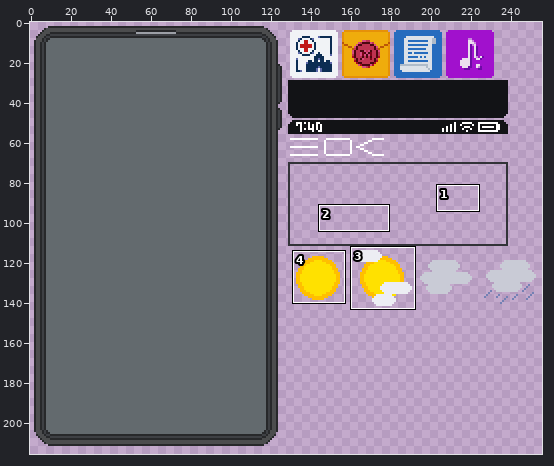
File history of a pixel-art file, 3학년 1학기 1인 개발 프로젝트/PhoneUI/PhoneUI_Sheet.aseprite. The picture above shows the old version from afar; the outline marks the close-up.
Close-up. Before the edit:
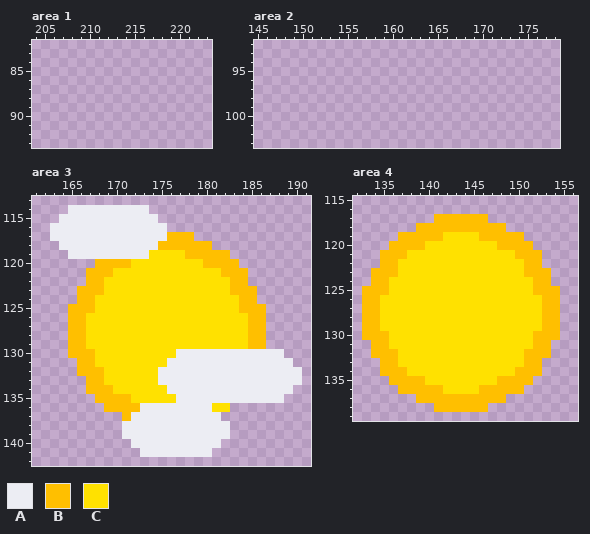
256x256 pixels, 1 frame. Colours within 5 levels of each other are drawn and written as one. Shown: area 1: x 204..223, y 82..93; area 2: x 145..178, y 92..103; area 3: x 161..191, y 113..142; area 4: x 132..156, y 115..139. The wide view leaves out empty margins. The commit also changed other parts of the picture, which this record leaves out.
Visible layers, top first: "Layer 2", "Layer 1", "Apps", "Bakground", "Case".
Palette (. is transparent): A #ecedf3  B #ffbf00  C #ffe100
Pixels before, area 3, first column x 163:
114 ..AAAAAAAAA.................
115 .AAAAAAAAAAA................
116 AAAAAAAAAAAAA...............
117 AAAAAAAAAAAAABBB............
118 .AAAAAAAAAAABBBBBB..........
119 ..AAAAAAAAACCCCBBBBB........
120 .....BBBBCCCCCCCCBBBB.......
121 ....BBBCCCCCCCCCCCCBBB......
122 ....BBCCCCCCCCCCCCCCBB......
123 ...BBBCCCCCCCCCCCCCCBBB.....
124 ...BBCCCCCCCCCCCCCCCCBB.....
125 ..BBBCCCCCCCCCCCCCCCCBBB....
126 ..BBCCCCCCCCCCCCCCCCCCBB....
127 ..BBCCCCCCCCCCCCCCCCCCBB....
128 ..BBCCCCCCCCCCCCCCCCCCBB....
129 ..BBCCCCCCCCCCCCCCCCCCBB....
130 ..BBBCCCCCCCCCAAAAAAAAAAAA..
131 ...BBCCCCCCCCAAAAAAAAAAAAAA.
132 ...BBBCCCCCCAAAAAAAAAAAAAAAA
133 ....BBCCCCCCAAAAAAAAAAAAAAAA
134 ....BBBCCCCCCAAAAAAAAAAAAAA.
135 .....BBBBCCCCCAAAAAAAAAAAA..
136 ......BBBBAAAAAAAACC........
137 ........BAAAAAAAAAA.........
138 ........AAAAAAAAAAAA........
139 ........AAAAAAAAAAAA........
140 .........AAAAAAAAAA.........
141 ..........AAAAAAAA..........
Pixels before, area 4, first column x 133:
117 ........BBBBBB........
118 ......BBBBBBBBBB......
119 ....BBBBBCCCCBBBBB....
120 ...BBBBCCCCCCCCBBBB...
121 ..BBBCCCCCCCCCCCCBBB..
122 ..BBCCCCCCCCCCCCCCBB..
123 .BBBCCCCCCCCCCCCCCBBB.
124 .BBCCCCCCCCCCCCCCCCBB.
125 BBBCCCCCCCCCCCCCCCCBBB
126 BBCCCCCCCCCCCCCCCCCCBB
127 BBCCCCCCCCCCCCCCCCCCBB
128 BBCCCCCCCCCCCCCCCCCCBB
129 BBCCCCCCCCCCCCCCCCCCBB
130 BBBCCCCCCCCCCCCCCCCBBB
131 .BBCCCCCCCCCCCCCCCCBB.
132 .BBBCCCCCCCCCCCCCCBBB.
133 ..BBCCCCCCCCCCCCCCBB..
134 ..BBBCCCCCCCCCCCCBBB..
135 ...BBBBCCCCCCCCBBBB...
136 ....BBBBBCCCCBBBBB....
137 ......BBBBBBBBBB......
138 ........BBBBBB........
The result:
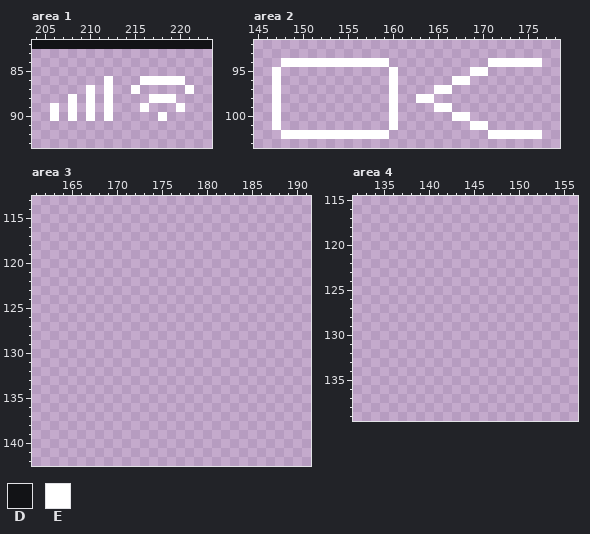
Colours new in this view: D #121316  E #ffffff
The exact change:
Area 1, layers "Layer 2", "Layer 1":
y 82: x 204..223 .................... -> DDDDDDDDDDDDDDDDDDDD
y 86: x 212 . -> E; x 216..220 ..... -> EEEEE
y 87: x 210 . -> E; x 212 . -> E; x 215 . -> E; x 221 . -> E
y 88: x 208 . -> E; x 210 . -> E; x 212 . -> E; x 217..219 ... -> EEE
y 89: x 206 . -> E; x 208 . -> E; x 210 . -> E; x 212 . -> E; x 216 . -> E; x 220 . -> E
y 90: x 206 . -> E; x 208 . -> E; x 210 . -> E; x 212 . -> E; x 218 . -> E
Area 2, layer "Layer 2":
y 94: x 148..159 ............ -> EEEEEEEEEEEE; x 171..176 ...... -> EEEEEE
y 95: x 147 . -> E; x 160 . -> E; x 169..170 .. -> EE
y 96: x 147 . -> E; x 160 . -> E; x 167..168 .. -> EE
y 97: x 147 . -> E; x 160 . -> E; x 165..166 .. -> EE
y 98: x 147 . -> E; x 160 . -> E; x 163..164 .. -> EE
y 99: x 147 . -> E; x 160 . -> E; x 165..166 .. -> EE
y 100: x 147 . -> E; x 160 . -> E; x 167..168 .. -> EE
y 101: x 147 . -> E; x 160 . -> E; x 169..170 .. -> EE
y 102: x 148..159 ............ -> EEEEEEEEEEEE; x 171..176 ...... -> EEEEEE
Area 3, layer "Layer 2":
y 114: x 165..173 AAAAAAAAA -> .........
y 115: x 164..174 AAAAAAAAAAA -> ...........
y 116: x 163..175 AAAAAAAAAAAAA -> .............
y 117: x 163..178 AAAAAAAAAAAAABBB -> ................
y 118: x 164..180 AAAAAAAAAAABBBBBB -> .................
y 119: x 165..182 AAAAAAAAACCCCBBBBB -> ..................
y 120: x 168..183 BBBBCCCCCCCCBBBB -> ................
y 121: x 167..184 BBBCCCCCCCCCCCCBBB -> ..................
y 122: x 167..184 BBCCCCCCCCCCCCCCBB -> ..................
y 123: x 166..185 BBBCCCCCCCCCCCCCCBBB -> ....................
y 124: x 166..185 BBCCCCCCCCCCCCCCCCBB -> ....................
y 125: x 165..186 BBBCCCCCCCCCCCCCCCCBBB -> ......................
y 126..129: x 165..186 BBCCCCCCCCCCCCCCCCCCBB -> ......................
y 130: x 165..188 BBBCCCCCCCCCAAAAAAAAAAAA -> ........................
y 131: x 166..189 BBCCCCCCCCAAAAAAAAAAAAAA -> ........................
y 132: x 166..190 BBBCCCCCCAAAAAAAAAAAAAAAA -> .........................
y 133: x 167..190 BBCCCCCCAAAAAAAAAAAAAAAA -> ........................
y 134: x 167..189 BBBCCCCCCAAAAAAAAAAAAAA -> .......................
y 135: x 168..188 BBBBCCCCCAAAAAAAAAAAA -> .....................
y 136: x 169..182 BBBBAAAAAAAACC -> ..............
y 137: x 171..181 BAAAAAAAAAA -> ...........
y 138..139: x 171..182 AAAAAAAAAAAA -> ............
y 140: x 172..181 AAAAAAAAAA -> ..........
y 141: x 173..180 AAAAAAAA -> ........
Area 4, layer "Layer 2":
y 117: x 141..146 BBBBBB -> ......
y 118: x 139..148 BBBBBBBBBB -> ..........
y 119: x 137..150 BBBBBCCCCBBBBB -> ..............
y 120: x 136..151 BBBBCCCCCCCCBBBB -> ................
y 121: x 135..152 BBBCCCCCCCCCCCCBBB -> ..................
y 122: x 135..152 BBCCCCCCCCCCCCCCBB -> ..................
y 123: x 134..153 BBBCCCCCCCCCCCCCCBBB -> ....................
y 124: x 134..153 BBCCCCCCCCCCCCCCCCBB -> ....................
y 125: x 133..154 BBBCCCCCCCCCCCCCCCCBBB -> ......................
y 126..129: x 133..154 BBCCCCCCCCCCCCCCCCCCBB -> ......................
y 130: x 133..154 BBBCCCCCCCCCCCCCCCCBBB -> ......................
y 131: x 134..153 BBCCCCCCCCCCCCCCCCBB -> ....................
y 132: x 134..153 BBBCCCCCCCCCCCCCCBBB -> ....................
y 133: x 135..152 BBCCCCCCCCCCCCCCBB -> ..................
y 134: x 135..152 BBBCCCCCCCCCCCCBBB -> ..................
y 135: x 136..151 BBBBCCCCCCCCBBBB -> ................
y 136: x 137..150 BBBBBCCCCBBBBB -> ..............
y 137: x 139..148 BBBBBBBBBB -> ..........
y 138: x 141..146 BBBBBB -> ......
Where, in picture pixels (left, top, right, bottom), the same in both close-ups:
added: (32, 40, 212, 121)
added: (272, 58, 542, 139)
erased: (50, 205, 302, 457)
erased: (362, 214, 560, 412)
